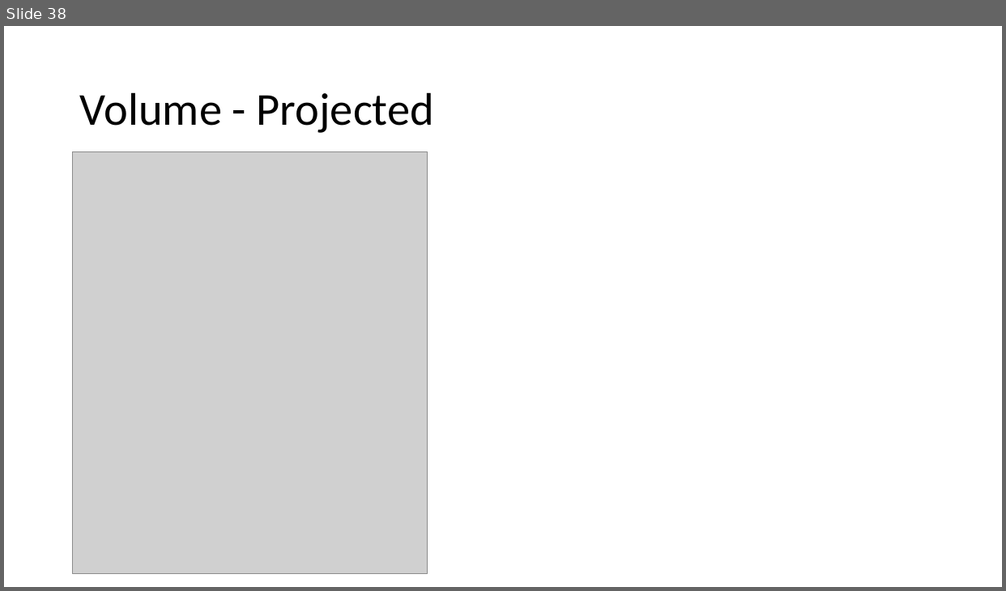
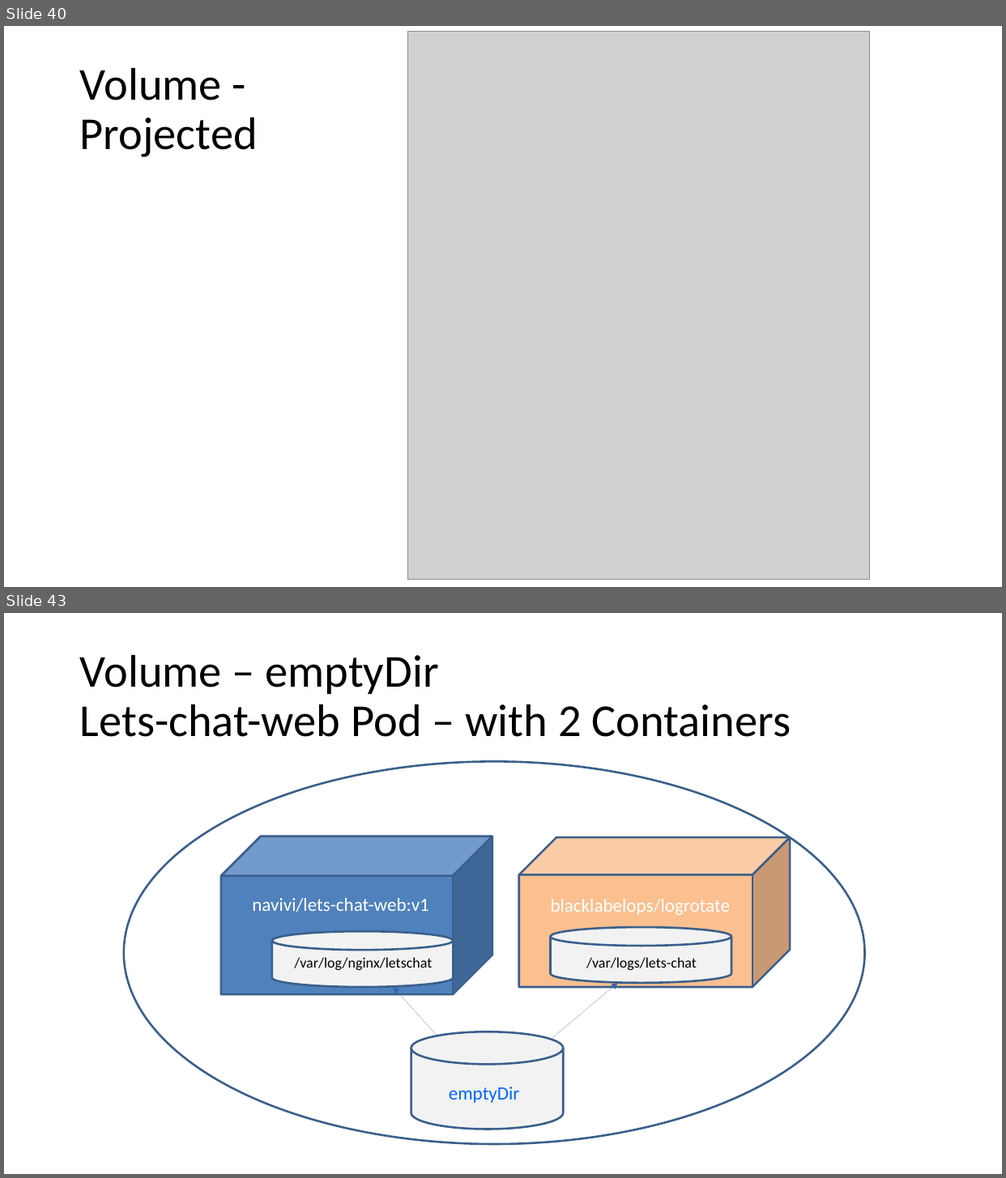
Before and after one commit to navivi/k8s-training, a slide deck: day-2/Using Kubernetes Day 2.pptx. Shown one above the other, each under a label of ours: slide 38 before the commit, slides 40 and 43 after it; the slides between them are not shown. The pictures are 1006x591 and 1006x1178 pixels, drawn with LibreOffice and Linux fonts; fonts in the diff are those of the drawing; grey boxes stand for pictures. Boxes give left, top, right and bottom in pixels: in the first picture for what was removed or moved away, otherwise in the second. Text is boxed around its words. In the diff, an @@ line names an element or a change of style, - is before the commit and + after.

```diff
--- a/day-2/Using Kubernetes Day 2.pptx
+++ b/day-2/Using Kubernetes Day 2.pptx
@@ slide 43 added at <box>4,613,1002,1174</box>, background #FFFFFF @@
@@ text added at <box>80,654,791,737</box>, 44 pt, text #000000 @@
+Volume – emptyDir
+Lets-chat-web Pod – with 2 Containers
@@ ellipse added at <box>124,762,865,1144</box>, outline #3A5F8C 2 pt @@
@@ cube added at <box>221,836,492,994</box>, fill #4F81BD, outline #3A5F8C 2 pt @@
@@ cube added at <box>519,837,790,987</box>, fill #FAC090, outline #3A5F8C 2 pt @@
@@ text added at <box>252,898,429,912</box>, 18 pt, text #FFFFFF @@
+navivi/lets-chat-web:v1
@@ text added at <box>551,899,731,915</box>, 18 pt, text #FFFFFF @@
+blacklabelops/logrotate
@@ cylinder added at <box>551,927,731,983</box>, fill #F2F2F2, outline #3A5F8C 2 pt @@
@@ cylinder added at <box>272,932,454,987</box>, fill #F2F2F2, outline #3A5F8C 2 pt @@
@@ text added at <box>294,957,432,970</box>, 14 pt, text #000000 @@
+/var/log/nginx/letschat
@@ text added at <box>586,957,697,970</box>, 14 pt, text #000000 @@
+/var/logs/lets-chat
@@ arrow added from (438, 1037) to (394, 987), #3465A4 0.75 pt @@
@@ arrow added from (551, 1040) to (618, 983), #3465A4 0.75 pt @@
@@ cylinder added at <box>411,1033,563,1130</box>, fill #F2F2F2, outline #3A5F8C 2 pt @@
@@ text added at <box>449,1087,520,1103</box>, 18 pt, text #0066FF @@
+emptyDir
@@ what was slide 38 is now slide 40 @@
@@ slide 40 changed as well @@
@@ picture: place and size @@
-picture at <box>73,152,427,574</box>
+picture at <box>408,31,869,580</box>
@@ text at <box>80,67,258,157</box>: text changed @@
-Volume - Projected
+Volume -
+Projected
```
Also in this commit, not shown: 33 other slides changed, 6 other slides added, 1 slide removed.
